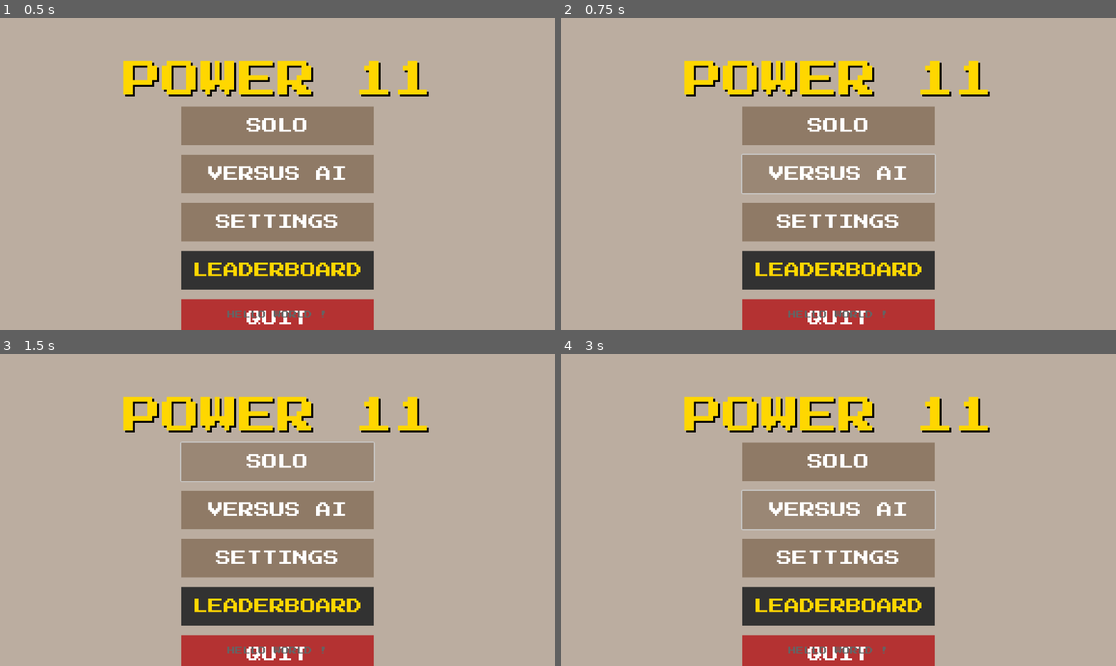
Above: before the commit, frames 1-4 (two rows, left to right).
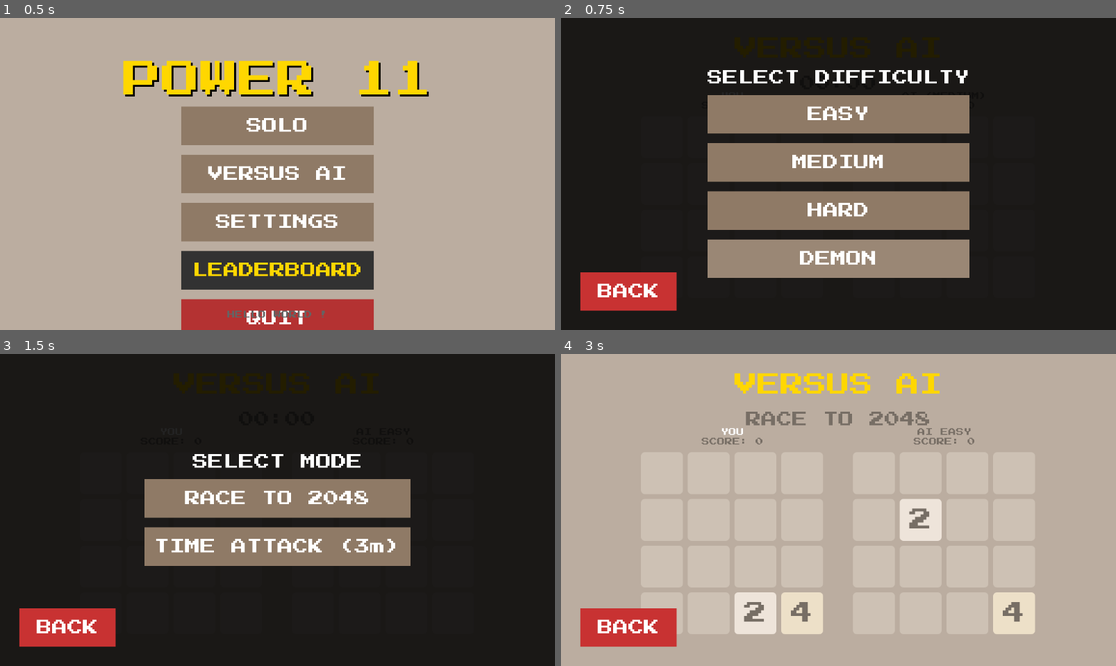
Above: after the commit, the same moments.

Repository: Hugodlg91/power-11-mobile
Game: Godot game, scene res://ui/MainMenu.tscn
Same seed, same stepped clock (60 frames per second), same inputs: the game is played once before the commit and once after it.
Inputs (mouse positions are in pixels of both pictures, inside the frame that each line leads up to):
- Up to frame 1 (0.5 s): no input
- Up to frame 2 (0.75 s): click "VERSUS AI" at 0.5 s
- Up to frame 3 (1.5 s): click (277, 463) at 1.25 s, where only the run before the commit has a clickable "SOLO"
- Up to frame 4 (3 s): click (838, 463) at 2 s, where only the run before the commit has a clickable "SOLO"; click (838, 497) at 2.75 s, where only the run after the commit has a clickable "RACE TO 2048"

Frame 1 is identical in both runs. In frame 2, 92% of the frame differs, in the area x 0-100%, y 0-100%; in frame 3, 96%; in frame 4, 30%.
Error before the commit: Parse Error: Could not resolve class "UIAssets", because of a parser error. (res://ui/PlayScreen.gd:139)

Commit message:
Feature: Mobile Touch Controls & Portrait Mode

Diff:
--- a/project.godot
+++ b/project.godot
@@ -32,3 +32,4 @@
 renderer/rendering_method.mobile="gl_compatibility"
 display/window/stretch/mode="viewport"
 display/window/stretch/aspect="expand"
+display/window/handheld/orientation=1
--- a/ui/PlayScreen.gd
+++ b/ui/PlayScreen.gd
@@ -26,6 +26,7 @@
 var game: Game2048
 var ai_player: AIPlayer # For debug
 var old_board_state: Array = [] # For animation - saved BEFORE move
+var touch_start: Vector2 = Vector2.ZERO
 
 func _ready() -> void:
 	game = Game2048.new()
@@ -87,6 +88,18 @@
 	elif event.is_action_pressed("ui_right"): direction = "right"
 	elif event.is_action_pressed("ui_up"): direction = "up"
 	elif event.is_action_pressed("ui_down"): direction = "down"
+
+	# Touch Swipe Logic
+	if event is InputEventScreenTouch:
+		if event.pressed:
+			touch_start = event.position
+		else:
+			var drag = event.position - touch_start
+			if drag.length() > 50:
+				if abs(drag.x) > abs(drag.y):
+					direction = "right" if drag.x > 0 else "left"
+				else:
+					direction = "down" if drag.y > 0 else "up"
 
 	# Manual Reset
 	if event is InputEventKey and event.pressed and event.keycode == KEY_R:
--- a/ui/UIAssets.gd
+++ b/ui/UIAssets.gd
@@ -88,6 +88,5 @@
 	if theme_name == "Classic":
 		return Color8(119, 110, 101) # text_dark for all
 	elif theme_name == "Cyberpunk":
-	elif theme_name == "Cyberpunk":
 		return Color.WHITE
 	return Color.WHITE
--- a/ui/VersusScreen.gd
+++ b/ui/VersusScreen.gd
@@ -30,6 +30,7 @@
 var game_mode: String = "RACE"
 var time_limit: int = 180 # 3 mins
 var remaining_time: float = 0.0
+var touch_start: Vector2 = Vector2.ZERO
 
 # THREADING
 var ai_thread: Thread
@@ -181,6 +182,18 @@
 	elif event.is_action_pressed("ui_right"): dir = "right"
 	elif event.is_action_pressed("ui_up"): dir = "up"
 	elif event.is_action_pressed("ui_down"): dir = "down"
+
+	# Touch Swipe Logic
+	if event is InputEventScreenTouch:
+		if event.pressed:
+			touch_start = event.position
+		else:
+			var drag = event.position - touch_start
+			if drag.length() > 50:
+				if abs(drag.x) > abs(drag.y):
+					dir = "right" if drag.x > 0 else "left"
+				else:
+					dir = "down" if drag.y > 0 else "up"
 
 	if dir != "":
 		var old = game_p.get_board_array_copy()
